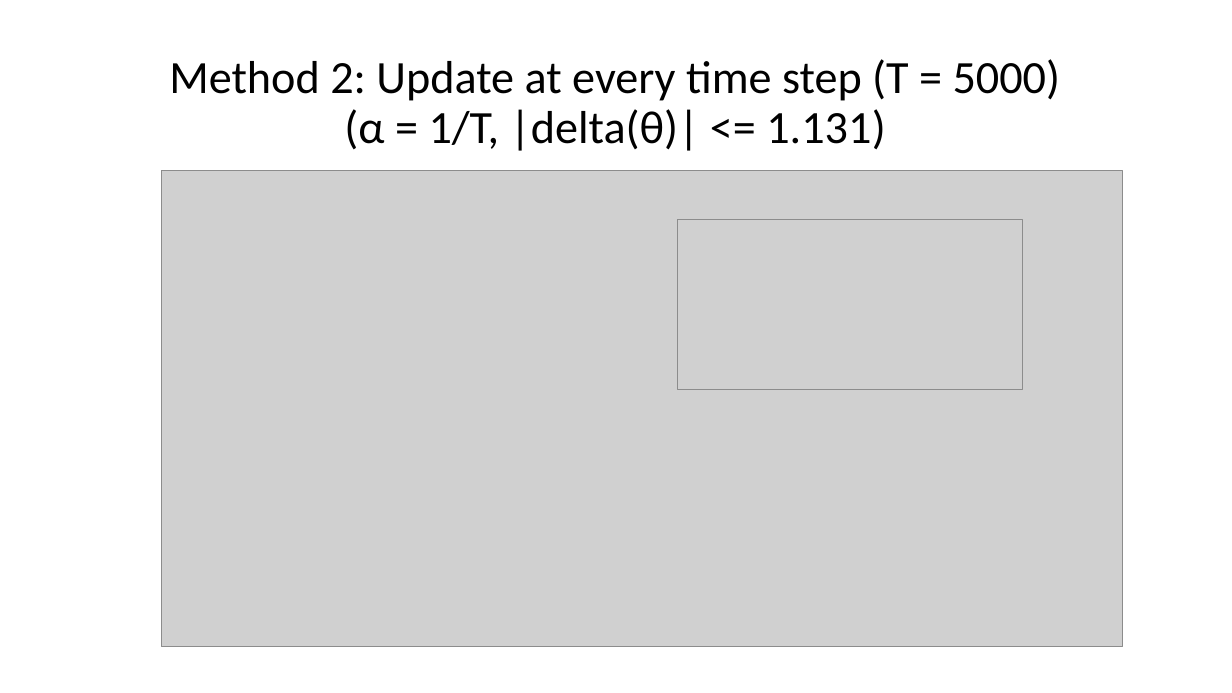
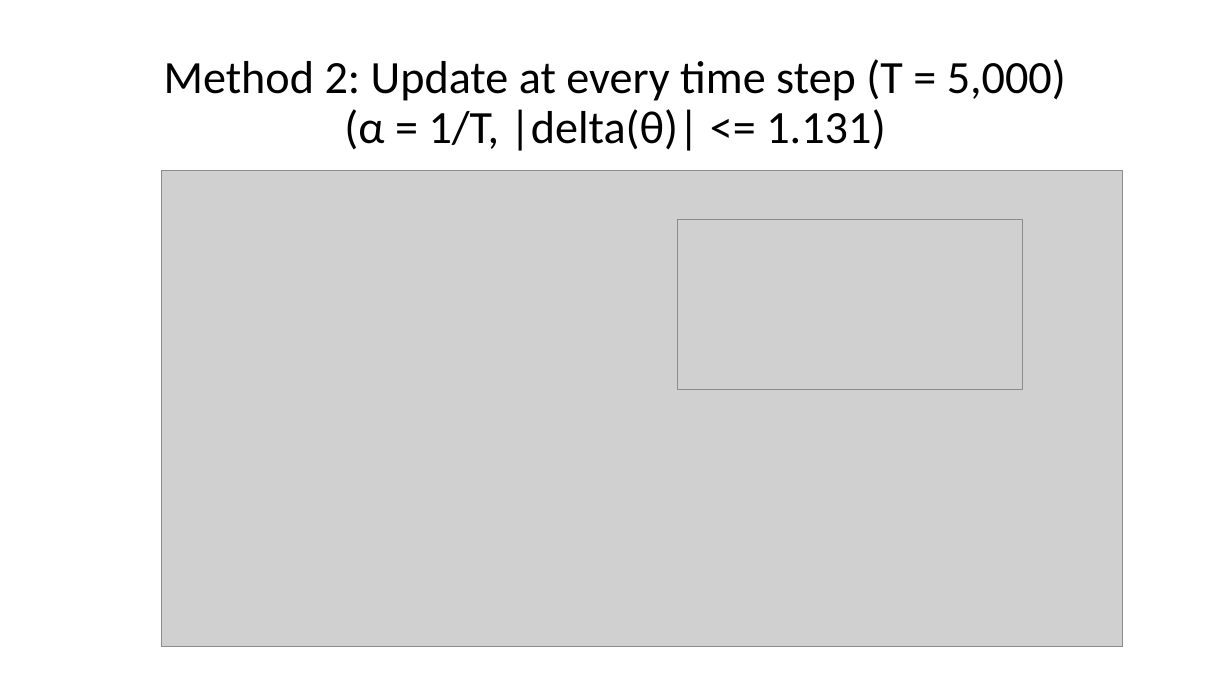
Before and after one commit to mastropi/RL, a slide deck: slide 10 of RL-002-QueueBlocking/results/RL-SingleServer-PolicyGradient-Results-202111Nov16-MonteCarloOnSmallTheta.pptx (slide 7 before the commit). Drawn at 1232x693 pixels with LibreOffice and Linux fonts; fonts in the diff are those of the drawing; grey boxes stand for pictures. Boxes give left, top, right and bottom in pixels: in the first picture for what was removed or moved away, otherwise in the second. Text is boxed around its words. In the diff, an @@ line names an element or a change of style, - is before the commit and + after.

Commit message:
[FV-RL] Updated PPT file with results of Method 3 for G(t) estimation (fixed window) and the results for a small initial theta (= 1.3)

```diff
--- a/RL-002-QueueBlocking/results/RL-SingleServer-PolicyGradient-Results-202111Nov16-MonteCarloOnSmallTheta.pptx
+++ b/RL-002-QueueBlocking/results/RL-SingleServer-PolicyGradient-Results-202111Nov16-MonteCarloOnSmallTheta.pptx
@@ title at box(164, 59, 1066, 151): text changed @@
-Method 2: Update at every time step (T = 5000)
-(α = 1/T, |delta(θ)| <= 1.131)
+Method 2: Update at every time step (T = 5,000)
+(α = 1/T, |delta(θ)| <= 1.131)
```
Also in this commit, not shown: 3 other slides changed, 7 slides added, 1 slide removed.
